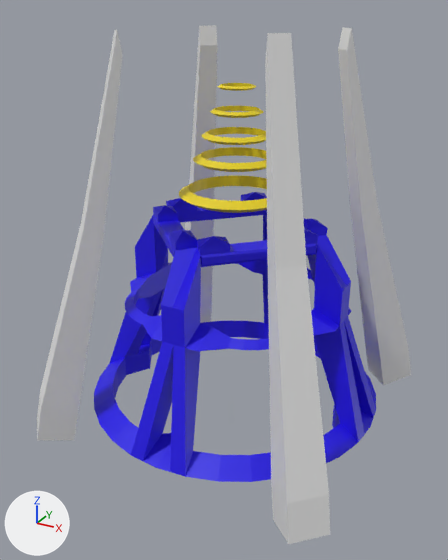
Renders of the Blender file devsrc/blender_files/jdeivid/ruina/v2/hand_crest_v2.blend from each side of a commit.
Before and after are seen from a 50 mm camera at (14.9, -28.3, 19.0) aimed at (-0.1, -1.1, 5.4). The lights are fixed; the arrows at lower left show +X, +Y and +Z. The picture after the commit comes second.

Objects in the first picture: 'hand_crest_v2'.
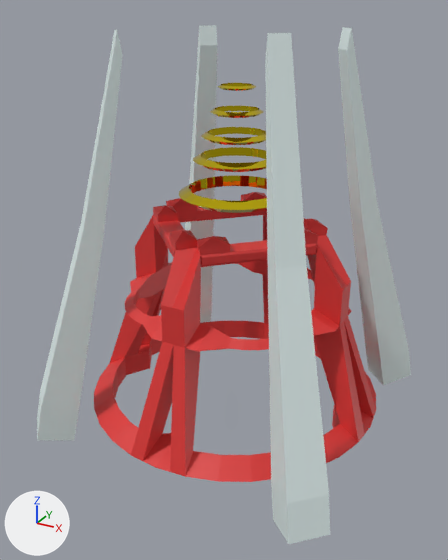
Pixel boxes (x1, y1, x2, y2) of what changed, in the pictures (448 x 560 px):
'hand_crest_v2', recoloured, surface changed (blue to red)
    both: (94, 83, 383, 483)
part 1 of me_hand_crest_v1, recoloured (blue to red)
    both: (94, 192, 376, 482)
part 2 of me_hand_crest_v1, surface changed (blue to red)
    both: (94, 192, 376, 482)

Patch to the scene script:
```diff
--- a/devsrc/blender_files/jdeivid/ruina/v2/hand_crest_v2.blend.py
+++ b/devsrc/blender_files/jdeivid/ruina/v2/hand_crest_v2.blend.py
@@ img_c_invasion_wrangler_laser_png @@
+img_c_invasion_wrangler_laser_png = load_image('c_invasion_wrangler_laser.png', '../c_invasion_wrangler_laser.png', 16, 16, 'sRGB')
@@ mat_gold_player @@
+mat_gold_player = principled_material('gold_player')
+mat_gold_player.base_color = (0.8, 0.629, 0.0105)  # yellow #e7d01a
+mat_gold_player.metallic = 1.0
+mat_gold_player.roughness = 0.0
@@ mat_c_invasion_wrangler_laser @@
+mat_c_invasion_wrangler_laser = principled_material('c_invasion_wrangler_laser')
+mat_c_invasion_wrangler_laser.texture = img_c_invasion_wrangler_laser_png  # with its transparency
@@ me_hand_crest_v1 @@
 me_hand_crest_v1.from_pydata(...)  # 275 vertices, 256 faces, 1 loose edge; spans x -8.9..0.0, y -9.0..0.0, z -3.2..18.1
 # used by ob_hand_crest_v2; location = (0.0, 0.0, 0.0)
-me_hand_crest_v1.materials.append(mat_c_frying_pan_gold)  # yellow #e7d01a
+# me_hand_crest_v1 part 1: all 122 faces that had it switch from mat_blue (blue #1f0ae7) to mat_c_invasion_wrangler_laser (picture img_c_invasion_wrangler_laser_png)
+# me_hand_crest_v1 part 2: texture (UV) coordinates of 122 of 256 faces, centred in x -7.7..-0.3, y -7.7..-0.3, z -2.3..8.8, changed; they spanned u 0.0..0.32, v -1.0..2.35 and now span u 0.06..0.23, v 0.33..0.62
 me_hand_crest_v1.materials.append(mat_painted_wood_01)
+me_hand_crest_v1.materials.append(mat_gold_player)  # yellow #e7d01a
```
